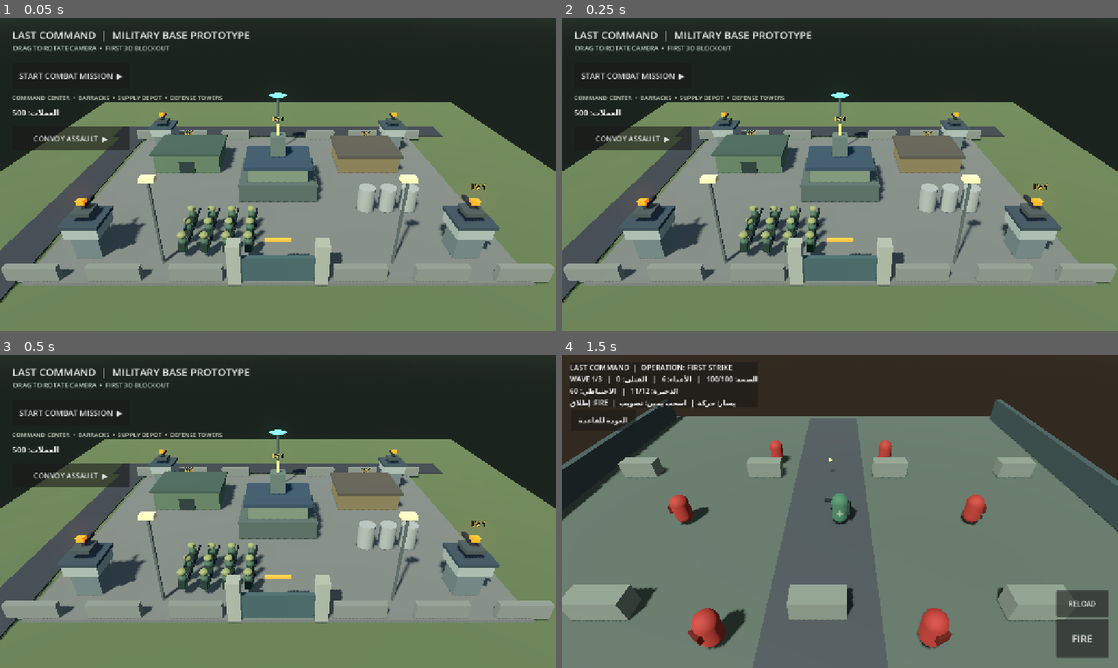
Above: before the commit, frames 1-4 (two rows, left to right).
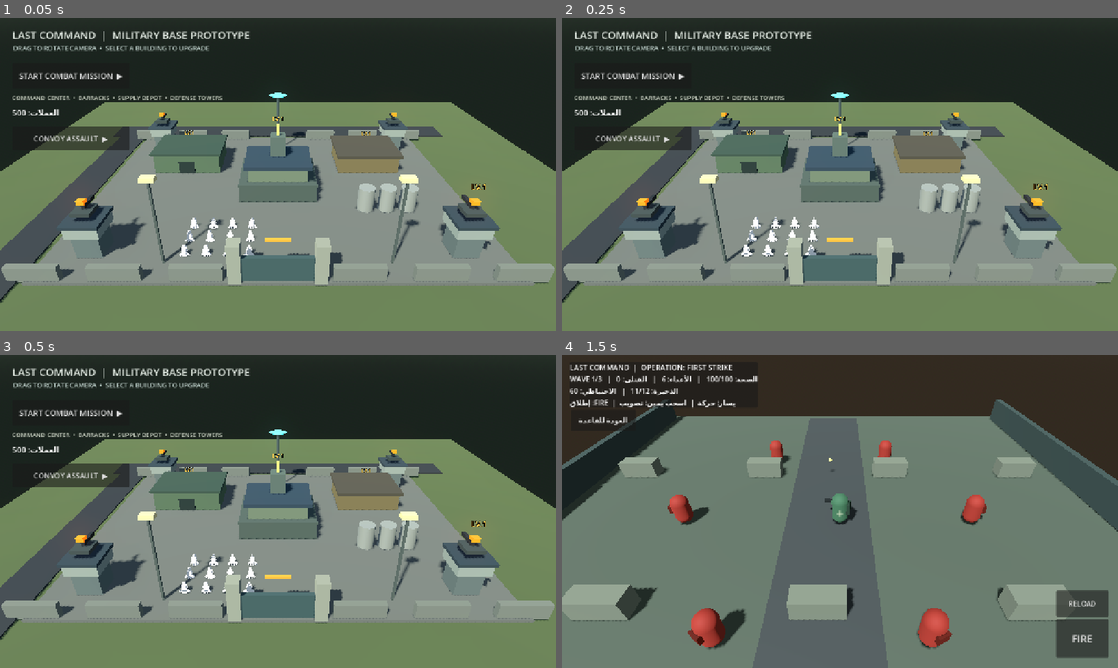
Above: after the commit, the same moments.

Repository: alshwqazf70-svg/last-command-android
Game: Godot game, scene res://scenes/base_preview.tscn
The game is run twice, just before and just after one commit, with the same random seed, the same clock (stepped at 60 frames per second) and the same inputs.
Inputs (mouse positions are in pixels of both pictures, inside the frame that each line leads up to):
- Up to frame 1 (0.05 s): no input
- Up to frame 2 (0.25 s): no input
- Up to frame 3 (0.5 s): no input
- Up to frame 4 (1.5 s): click "START COMBAT MISSION ▶" at 0.5 s; tap Enter (ui_accept) at 1.25 s; move the mouse to (962, 495) at 1.27 s; hold Right (ui_right) from 1.28 s (still down); click (962, 495) at 1.42 s

The runs differ from the first frame. In frame 1, 1.8% of the frame differs, in the area x 19-48%, y 8-77%; in frame 2, 1.8%; in frame 3, 1.8%; in frame 4, nothing differs.

Commit message:
Use rigged soldier assets in the military base

Diff:
--- a/project/scripts/base_preview.gd
+++ b/project/scripts/base_preview.gd
@@ -188,44 +188,57 @@
 	_add_box("Gate warning light", Vector3(0.0, 2.45, 9.2), Vector3(1.2, 0.12, 0.16), Color(0.92, 0.56, 0.18))
 
 func _build_troop_formation() -> void:
-	# A visible parade formation makes the barracks feel staffed, not decorative.
+	# Prefer the imported, rigged soldier asset over primitive capsule figures.
+	var soldier_scene := load("res://assets/characters/soldier/character-soldier.glb") as PackedScene
 	for row in range(3):
 		for column in range(4):
-			var soldier := Node3D.new()
-			soldier.name = "Base_Soldier_%02d" % (row * 4 + column + 1)
-			soldier.position = Vector3(-5.0 + float(column) * 1.15, 0.0, 5.0 + float(row) * 1.25)
-			add_child(soldier)
-			var uniform := _make_material(Color(0.20, 0.31, 0.24))
-			var body := MeshInstance3D.new()
-			var torso := CapsuleMesh.new()
-			torso.radius = 0.24
-			torso.height = 0.95
-			body.mesh = torso
-			body.position.y = 0.78
-			body.material_override = uniform
-			soldier.add_child(body)
-			var head := MeshInstance3D.new()
-			var helmet := SphereMesh.new()
-			helmet.radius = 0.22
-			helmet.height = 0.34
-			head.mesh = helmet
-			head.position.y = 1.42
-			head.material_override = _make_material(Color(0.43, 0.48, 0.30))
-			soldier.add_child(head)
-			var pack := MeshInstance3D.new()
-			var pack_mesh := BoxMesh.new()
-			pack_mesh.size = Vector3(0.34, 0.48, 0.22)
-			pack.mesh = pack_mesh
-			pack.position = Vector3(0.0, 0.82, 0.25)
-			pack.material_override = _make_material(Color(0.12, 0.18, 0.14))
-			soldier.add_child(pack)
-			var rifle := MeshInstance3D.new()
-			var rifle_mesh := BoxMesh.new()
-			rifle_mesh.size = Vector3(0.10, 0.10, 0.82)
-			rifle.mesh = rifle_mesh
-			rifle.position = Vector3(0.28, 0.92, -0.28)
-			rifle.material_override = _make_material(Color(0.08, 0.10, 0.09))
-			soldier.add_child(rifle)
+			var soldier_root: Node3D
+			if soldier_scene != null:
+				soldier_root = soldier_scene.instantiate() as Node3D
+			if soldier_root == null:
+				soldier_root = _make_fallback_base_soldier()
+			soldier_root.name = "Base_Soldier_%02d" % (row * 4 + column + 1)
+			soldier_root.position = Vector3(-5.0 + float(column) * 1.15, 0.0, 5.0 + float(row) * 1.25)
+			soldier_root.scale = Vector3.ONE * 0.82
+			add_child(soldier_root)
+			var animator := soldier_root.find_child("AnimationPlayer", true, false) as AnimationPlayer
+			if animator != null:
+				var idle_animation := ""
+				for animation_name in animator.get_animation_list():
+					var short_name := String(animation_name).get_file().to_lower()
+					if short_name == "idle" or String(animation_name).to_lower().ends_with("/idle"):
+						idle_animation = String(animation_name)
+						break
+				if not idle_animation.is_empty():
+					animator.play(idle_animation)
+
+func _make_fallback_base_soldier() -> Node3D:
+	var soldier := Node3D.new()
+	var uniform := _make_material(Color(0.20, 0.31, 0.24))
+	var body := MeshInstance3D.new()
+	var torso := CapsuleMesh.new()
+	torso.radius = 0.24
+	torso.height = 0.95
+	body.mesh = torso
+	body.position.y = 0.78
+	body.material_override = uniform
+	soldier.add_child(body)
+	var head := MeshInstance3D.new()
+	var helmet := SphereMesh.new()
+	helmet.radius = 0.22
+	helmet.height = 0.34
+	head.mesh = helmet
+	head.position.y = 1.42
+	head.material_override = _make_material(Color(0.43, 0.48, 0.30))
+	soldier.add_child(head)
+	var pack := MeshInstance3D.new()
+	var pack_mesh := BoxMesh.new()
+	pack_mesh.size = Vector3(0.34, 0.48, 0.22)
+	pack.mesh = pack_mesh
+	pack.position = Vector3(0.0, 0.82, 0.25)
+	pack.material_override = _make_material(Color(0.12, 0.18, 0.14))
+	soldier.add_child(pack)
+	return soldier
 
 func _build_defense_network() -> void:
 	var positions := [Vector3(-10.0, 0.0, 7.0), Vector3(10.0, 0.0, 7.0), Vector3(-10.0, 0.0, -7.0), Vector3(10.0, 0.0, -7.0)]
@@ -360,7 +373,7 @@
 	layer.add_child(title)
 
 	var hint := Label.new()
-	hint.text = "DRAG TO ROTATE CAMERA  •  FIRST 3D BLOCKOUT"
+	hint.text = "DRAG TO ROTATE CAMERA  •  SELECT A BUILDING TO UPGRADE"
 	hint.position = Vector2(30.0, 58.0)
 	hint.add_theme_font_size_override("font_size", 15)
 	hint.add_theme_color_override("font_color", Color(0.75, 0.82, 0.80))
